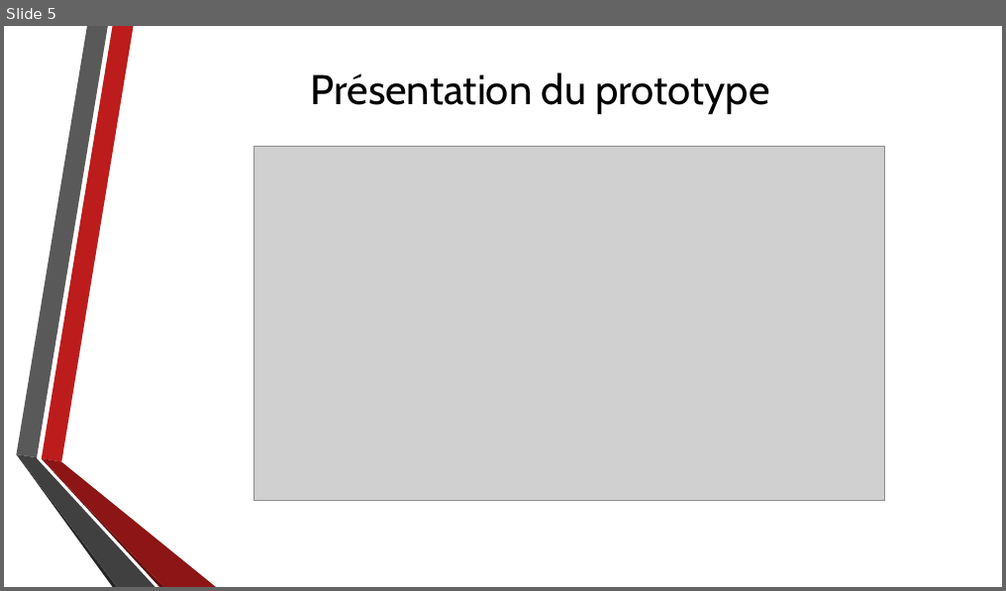
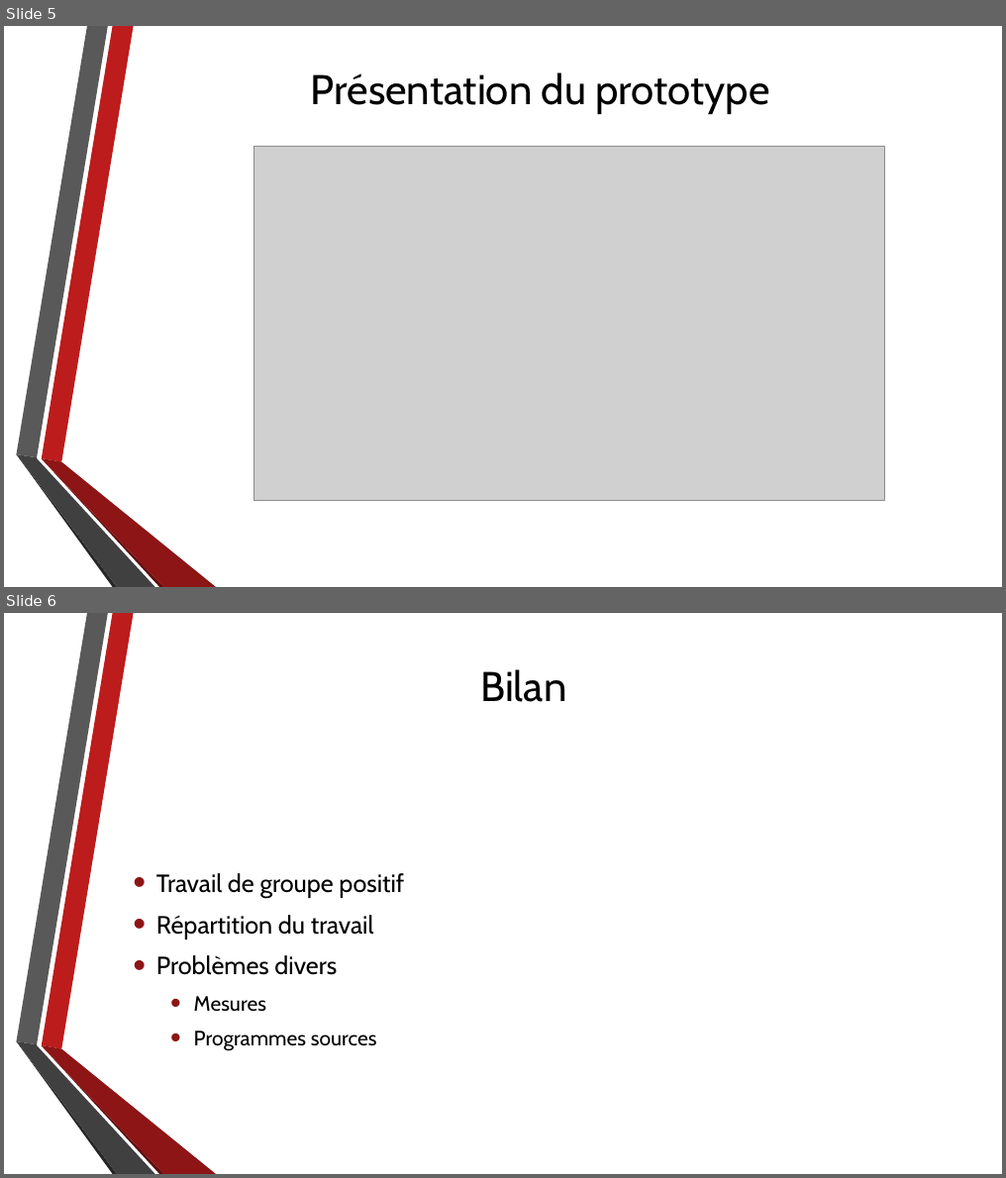
Before and after one commit to blaudez/patate-smart-projet, a slide deck: Projet Elec Julien Valentin Arthur final.pptx. Shown one above the other, each under a label of ours: slide 5 before the commit, slides 5 and 6 after it. The pictures are 1006x591 and 1006x1178 pixels, drawn with LibreOffice and Linux fonts; fonts in the diff are those of the drawing; grey boxes stand for pictures; background and template pictures are left out. Boxes give left, top, right and bottom in pixels: in the first picture for what was removed or moved away, otherwise in the second. Text is boxed around its words. In the diff, an @@ line names an element or a change of style, - is before the commit and + after.

```diff
--- a/Projet Elec Julien Valentin Arthur final.pptx
+++ b/Projet Elec Julien Valentin Arthur final.pptx
@@ slide 6 added at (4,613,1002,1174), background picture (left out); not listed: 6 template elements that a slide beside it also shows @@
@@ title added at (480,669,566,702), 40 pt, text #000000 @@
+Bilan
@@ text added at (156,873,404,1052), 24 pt, text #000000 @@
+• Travail de groupe positif
+• Répartition du travail
+• Problèmes divers
+  • Mesures
+  • Programmes sources
```
